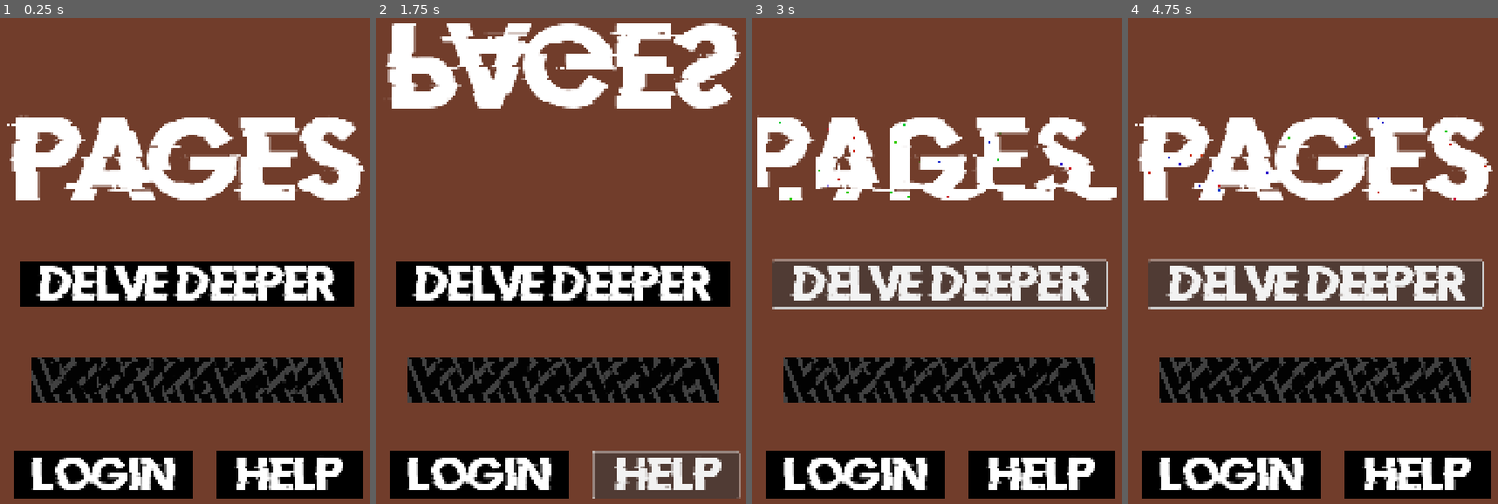
Above: before the commit, frames 1-4 (left to right).
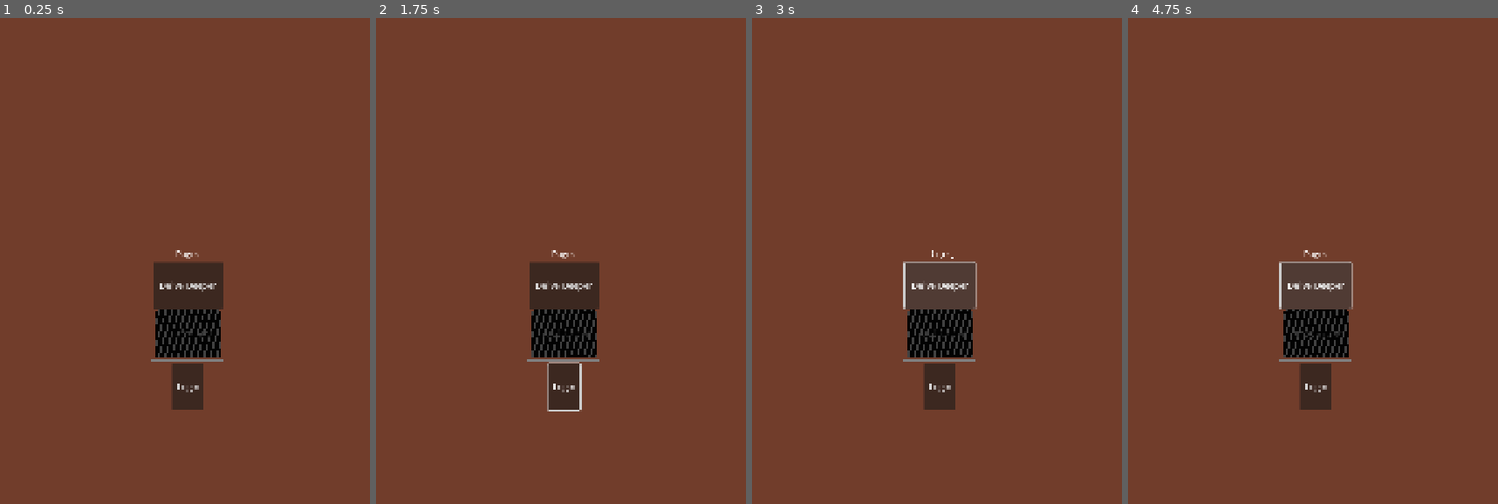
Above: after the commit, the same moments.

Repository: MurkyConspiracy/pages
Game: Godot game, scene res://scenes/pages_main.tscn
The game is run twice, just before and just after one commit, with the same random seed, the same clock (stepped at 60 frames per second) and the same inputs.
Inputs (mouse positions are in pixels of both pictures, inside the frame that each line leads up to):
- Up to frame 1 (0.25 s): no input
- Up to frame 2 (1.75 s): click "Login" at 0.5 s; click (668, 474) at 1.25 s, where only the run before the commit has a clickable "Help"
- Up to frame 3 (3 s): click "Delve Deeper" at 2 s; click "Delve Deeper" at 2.75 s
- Up to frame 4 (4.75 s): click "Login" at 3.5 s; click "Delve Deeper" at 4.25 s

The runs differ from the first frame. In frame 1, 38% of the frame differs, in the area x 1-99%, y 19-99%; in frame 2, 38%, in the area x 2-99%, y 1-99%; in frame 3, 36%; in frame 4, 38%.
Error after the commit: Parse Error: The referenced autoload "Themes" (from "res://scripts/util/themes.gd") could not be loaded. (res://scripts/util/sql_api_connection.gd:79)

Commit message:
Added login functionalitycd Projects/Game\ Dev/pages/! Also spruced up some other stuff. Discovered regions exist in GDs

Diff:
--- a/project.godot
+++ b/project.godot
@@ -19,6 +19,7 @@
 
 Pages_SQL="*res://scripts/util/sql_api_connection.gd"
 GlobalLogger="*res://scripts/util/logger.gd"
+Themes="*res://scripts/util/themes.gd"
 
 [display]
 
--- a/scenes/pages_main.tscn
+++ b/scenes/pages_main.tscn
@@ -1,9 +1,9 @@
 [gd_scene load_steps=6 format=3 uid="uid://b2dk7whx4cjl2"]
 
-[ext_resource type="Theme" uid="uid://c1704jqbhyd2s" path="res://assets/themes/main_menu.tres" id="1_y7f13"]
+[ext_resource type="Theme" uid="uid://5i8dq35a04rk" path="res://assets/themes/signup_menu.tres" id="1_np7sg"]
 [ext_resource type="Script" uid="uid://3uesbhjuvcm6" path="res://scripts/pages_main.gd" id="2_3jqky"]
 [ext_resource type="Material" uid="uid://cunv4xrt0qmlh" path="res://assets/shaders/title_shader_material.tres" id="3_3jqky"]
-[ext_resource type="Script" uid="uid://c1867rm23aq7r" path="res://scripts/title.gd" id="4_mu3hj"]
+[ext_resource type="Script" uid="uid://c1867rm23aq7r" path="res://scripts/util/text_flip_pop.gd" id="4_mu3hj"]
 [ext_resource type="Material" uid="uid://crvkuplrbwn4j" path="res://assets/shaders/locked_out.tres" id="5_np7sg"]
 
 [node name="PagesMain" type="Control"]
@@ -13,7 +13,7 @@
 anchor_bottom = 1.0
 grow_horizontal = 2
 grow_vertical = 2
-theme = ExtResource("1_y7f13")
+theme = ExtResource("1_np7sg")
 script = ExtResource("2_3jqky")
 
 [node name="CenterContainer" type="CenterContainer" parent="."]
@@ -55,26 +55,19 @@
 disabled = true
 text = "  Inspire Fear  "
 
-[node name="HBoxContainer" type="HBoxContainer" parent="CenterContainer/VBoxContainer"]
+[node name="HSeparator2" type="HSeparator" parent="CenterContainer/VBoxContainer"]
 layout_mode = 2
-theme_override_constants/separation = 44
-alignment = 1
 
-[node name="Login_Button" type="Button" parent="CenterContainer/VBoxContainer/HBoxContainer"]
+[node name="Login_Button" type="Button" parent="CenterContainer/VBoxContainer"]
+unique_name_in_owner = true
 custom_minimum_size = Vector2(0, 85)
 layout_mode = 2
 size_flags_horizontal = 4
 size_flags_vertical = 4
-text = "  Login  "
-
-[node name="Help_Button" type="Button" parent="CenterContainer/VBoxContainer/HBoxContainer"]
-custom_minimum_size = Vector2(0, 85)
-layout_mode = 2
-size_flags_horizontal = 4
-size_flags_vertical = 4
-text = "  Help  "
+text = " Login "
 
 [node name="HSeparator" type="HSeparator" parent="CenterContainer/VBoxContainer"]
 layout_mode = 2
 
 [connection signal="pressed" from="CenterContainer/VBoxContainer/Delve_Button" to="." method="_on_delve_button_pressed"]
+[connection signal="pressed" from="CenterContainer/VBoxContainer/Login_Button" to="." method="_on_login_button_pressed"]
--- a/scripts/pages_main.gd
+++ b/scripts/pages_main.gd
@@ -1,6 +1,7 @@
 extends Control
 
 @onready var delve_button: Button = %Delve_Button
+@onready var login_button: Button = %Login_Button
 
 func _ready() -> void:
 	#Pages_SQL.request_completed.connect(_on_data_received)
@@ -16,3 +17,9 @@
 		GlobalLogger.error("Error occurred: " + str(error))
 	else:
 		GlobalLogger.info("Received data: " + str(data))
+
+
+
+func _on_login_button_pressed() -> void:
+	if not Pages_SQL.is_authenticated():
+		get_tree().change_scene_to_file("res://scenes/pages_login.tscn")
--- a/scripts/title.gd
+++ /dev/null
@@ -1,44 +0,0 @@
-extends Label
-
-@export var check_interval: float = 0.5
-@export var flip_chance: float = 0.05
-@export var flip_duration: float = 0.3
-@export var blink_chance: float = 0.05
-@export var blink_duration: float = 0.3
-
-var title_timer: float = 0.0
-var is_flipped: bool = false
-var flip_end_time: float = 0.0
-var is_blinked: bool = false
-var blink_end_time: float = 0.0
-
-
-func _ready():
-	title_timer = check_interval
-
-func _process(delta):
-	# Check if we should end current flip
-	if is_flipped and Time.get_ticks_msec() / 1000.0 >= flip_end_time:
-		is_flipped = false
-		scale.y = 1.0
-
-			# Check if we should end current flip
-	if is_blinked and Time.get_ticks_msec() / 1000.0 >= blink_end_time:
-		is_blinked = false
-		modulate = Color.WHITE
-
-	# Check for new flip
-	title_timer -= delta
-	if title_timer <= 0.0:
-		title_timer = check_interval
-
-		if randf() < flip_chance and not is_flipped:
-			# Start flip
-			is_flipped = true
-			scale.y = -1.0  # Vertical flip
-			flip_end_time = Time.get_ticks_msec() / 1000.0 + flip_duration
-
-		if randf() < blink_chance and not is_blinked:
-			is_blinked = true
-			modulate = Color.TRANSPARENT
-			blink_end_time = Time.get_ticks_msec() / 1000.0 + blink_duration
--- a/scripts/util/sql_api_connection.gd
+++ b/scripts/util/sql_api_connection.gd
@@ -1,19 +1,73 @@
 extends Node
 
-var api_endpoint: String = "https://qqneupjxzhsobvydfmxy.supabase.co"
-var published_key: String = "sb_publishable_dqoaakWLIGLCbyKuepLZ4g_Bsc8G7ht"
+#Public auth credentals
+const api_endpoint: String = "https://qqneupjxzhsobvydfmxy.supabase.co"
+const published_key: String = "sb_publishable_dqoaakWLIGLCbyKuepLZ4g_Bsc8G7ht"
+
+#Signal to notify when request completes
+signal request_completed(data, error)
+#Signal for catching user login events
+signal auth_state_changed(user)
+
 
 var http_request: HTTPRequest
-
-# Signal to notify when request completes
-signal request_completed(data, error)
-
+var current_user = null
+var access_token = ""
 func _ready():
 	http_request = HTTPRequest.new()
 	add_child(http_request)
 	http_request.request_completed.connect(_on_request_completed)
 
+	#Check for and load saved session
+	#_load_session()
 
+
+#region Authentication
+#Allows users to signup for an account
+func sign_up(email: String, password: String):
+	var url = api_endpoint + "/auth/v1/signup"
+	var headers = [
+		"apikey: " + published_key,
+		"Content-Type: application/json"
+	]
+
+	var body = JSON.stringify({
+		"email": email,
+		"password": password
+	})
+
+	http_request.set_meta("request_type", "signup")
+	http_request.request(url, headers, HTTPClient.METHOD_POST, body)
+
+#Allows users to sing into account that is approved
+func sign_in(email: String, password: String):
+	var url = api_endpoint + "/auth/v1/token?grant_type=password"
+	var headers = [
+		"apikey: " + published_key,
+        "Content-Type: application/json"
+	]
+	var body = JSON.stringify({
+		"email": email,
+		"password": password
+	})
+	http_request.set_meta("request_type", "signin")
+	http_request.request(url, headers, HTTPClient.METHOD_POST, body)
+
+#Clears user session for cleanup
+func sign_out():
+	current_user = null
+	access_token = ""
+	_clear_session()
+	auth_state_changed.emit(null)
+	GlobalLogger.debug("Signed out successfully")
+
+#Return auth state:
+func is_authenticated() -> bool:
+	return current_user != null
+
+#endregion Authentication
+
+#region Database Functions
 func get_all_players():
 	var url = api_endpoint + "/rest/v1/Players?select=*"
 	var headers = [
@@ -22,12 +76,80 @@
 	]
 	http_request.request(url, headers)
 
+func create_player(player_name: String, theme: Themes):
+	if not is_authenticated():
+		push_error("User not authenticated!")
+		return
+
+	var url = api_endpoint + "/rest/v1/Players"
+	var headers = [
+		"apikey: " + api_endpoint,
+		"Authorization: Bearer " + access_token,
+		"Content-Type: application/json",
+        "Prefer: return=representation"
+	]
+	var body = JSON.stringify({"name": player_name, "theme_id": theme})
+	http_request.set_meta("request_type", "create_player")
+	http_request.request(url, headers, HTTPClient.METHOD_POST, body)
+
+#endregion Database Functions
+
+#region Internal Methods
 func _on_request_completed(_result, response_code, _headers, body):
 	var json = JSON.parse_string(body.get_string_from_utf8())
+	var request_type = http_request.get_meta("request_type","")
+	match request_type:
+		"signup":
+			if response_code == 200:
+				current_user = json.emailv
+				GlobalLogger.debug("User Creation Successful: " + str(current_user.email))
+				GlobalLogger.debug("User Requires Email Confirmation: " + str(current_user.email))
+			else:
+				GlobalLogger.warn("Auth error: " +str(json))
+				auth_state_changed.emit(null)
+		"signin":
+			if response_code == 200:
+				current_user = json.user
+				access_token = json.access_token
+				_save_session(json)
+				auth_state_changed.emit(current_user)
+				GlobalLogger.debug("Authentication Successful: " + str(current_user.email))
+			else:
+				GlobalLogger.warn("Auth error: " +str(json))
+				auth_state_changed.emit(null)
 
-	if response_code == 200 or response_code == 201:
-		GlobalLogger.debug("Success! Data: " + str(json))
-		request_completed.emit(json, null)
-	else:
-		request_completed.emit(null, json)
-		GlobalLogger.error("Error " + str(response_code) + ": " + str(json))
+		"get_players","create_player":
+			if response_code == 200 or response_code == 201:
+				GlobalLogger.debug("Success! Data: " + str(json))
+				request_completed.emit(json, null)
+			else:
+				request_completed.emit(null, json)
+				GlobalLogger.error("Error " + str(response_code) + ": " + str(json))
+
+#endregion Internal Methods
+
+#region File session
+func _save_session(auth_data):
+	var file = FileAccess.open("user://session.dat", FileAccess.WRITE)
+	if file:
+		file.store_string(JSON.stringify(auth_data))
+		file.close()
+
+func _load_session():
+	if FileAccess.file_exists("user://session.dat"):
+		var file = FileAccess.open("user://session.dat", FileAccess.READ)
+		if file:
+			var json_string = file.get_as_text()
+			file.close()
+			var auth_data = JSON.parse_string(json_string)
+			if auth_data:
+				current_user = auth_data.user
+				access_token = auth_data.access_token
+				auth_state_changed.emit(current_user)
+				GlobalLogger.debug("Session restored: " + str(current_user.email))
+
+# Clear saved session
+func _clear_session():
+	if FileAccess.file_exists("user://session.dat"):
+		DirAccess.remove_absolute("user://session.dat")
+#endregion Filr session
Not shown, removed: scripts/title.gd.uid
